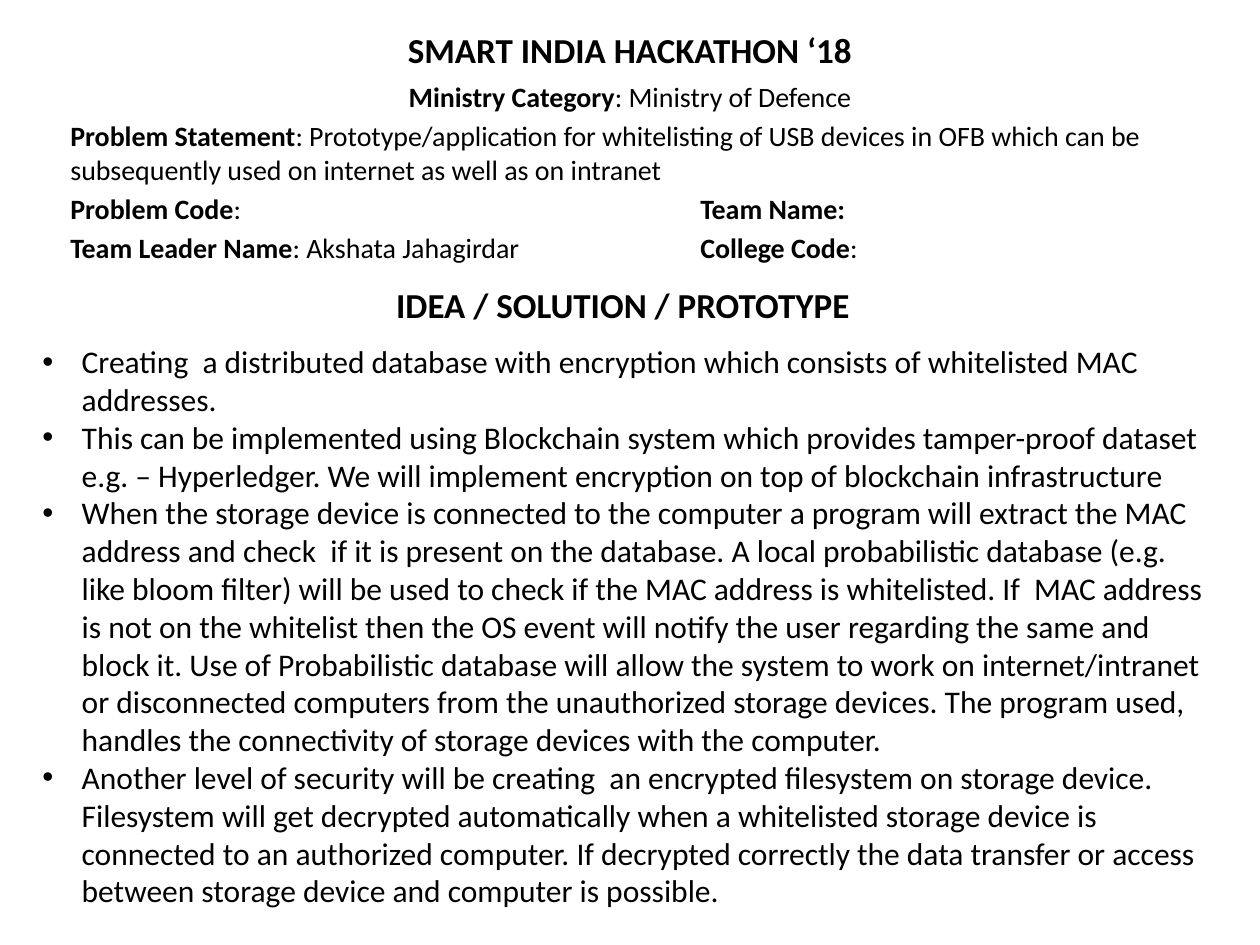
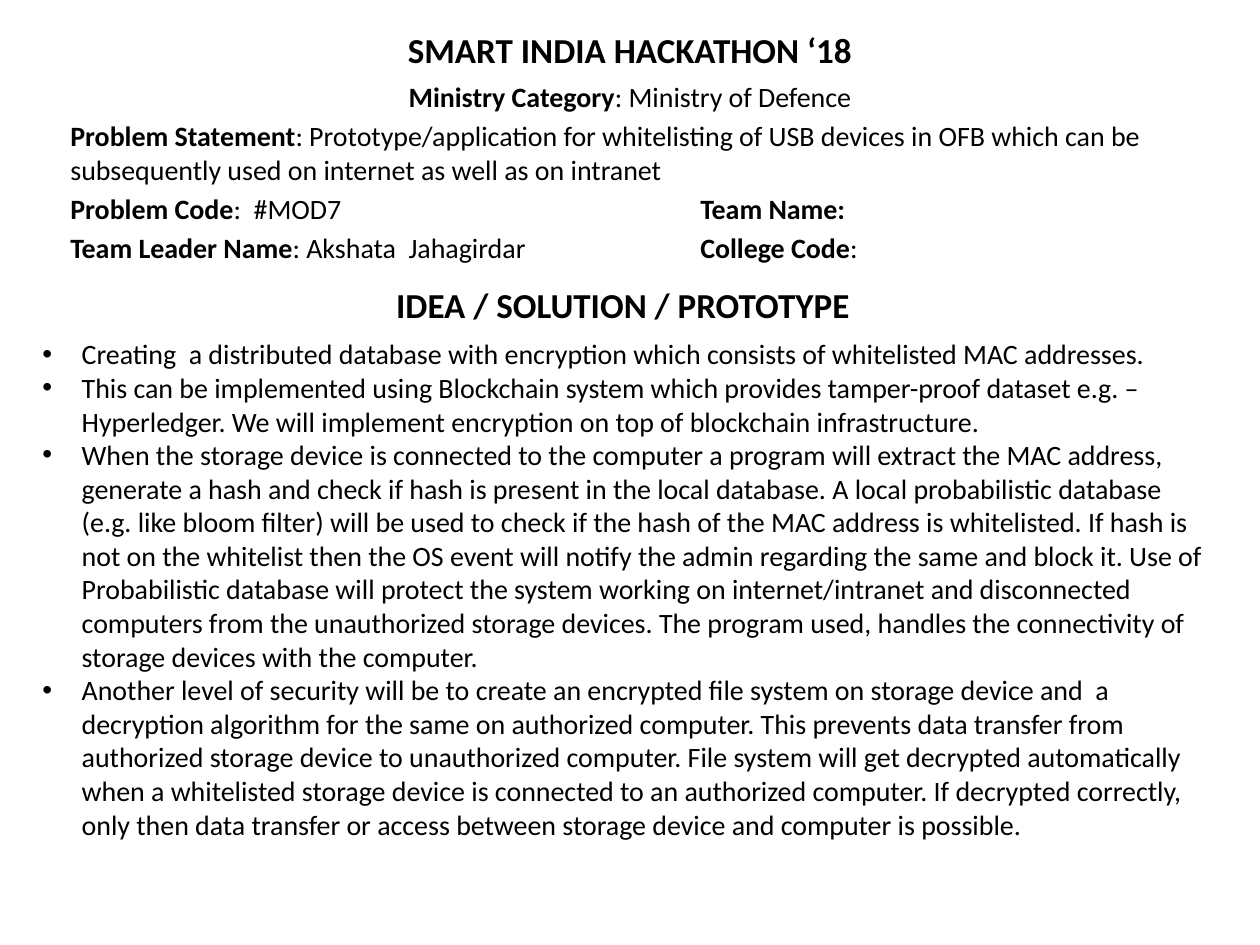
Before and after one commit to Dashree/sih2018, a slide deck: slide 1 of Gov_templates/USB_whitelist.pptx. Drawn at 1260x945 pixels with LibreOffice and Linux fonts; fonts in the diff are those of the drawing. Boxes give left, top, right and bottom in pixels: in the first picture for what was removed or moved away, otherwise in the second. Text is boxed around its words. In the diff, an @@ line names an element or a change of style, - is before the commit and + after.

Commit message:
changes to ppt

```diff
--- a/Gov_templates/USB_whitelist.pptx
+++ b/Gov_templates/USB_whitelist.pptx
@@ text at (x1=70, y1=199, x2=846, y2=220): text changed @@
-Problem Code: Team Name:
+Problem Code: #MOD7 Team Name:
@@ text at (x1=82, y1=344, x2=1144, y2=369): size 18 to 16 pt in "Creating a distributed database with encryption which ..." @@
@@ text at (x1=82, y1=378, x2=1201, y2=840): text changed; size 18 to 16 pt @@
-• This can be implemented using Blockchain system which provides tamper-proof dataset e.g. – Hyperledger. We will implement encryption on top of blockchain infrastructure
-• When the storage device is connected to the computer a program will extract the MAC address and check if it is present on the database. A local probabilistic database (e.g. like bloom filter) will be used to check if the MAC address is whitelisted. If MAC address is not on the whitelist then the OS event will notify the user regarding the same and block it. Use of Probabilistic database will allow the system to work on internet/intranet or disconnected computers from the unauthorized storage devices. The program used, handles the connectivity of storage devices with the computer.
-• Another level of security will be creating an encrypted filesystem on storage device. Filesystem will get decrypted automatically when a whitelisted storage device is connected to an authorized computer. If decrypted correctly the data transfer or access between storage device and computer is possible.
+• This can be implemented using Blockchain system which provides tamper-proof dataset e.g. – Hyperledger. We will implement encryption on top of blockchain infrastructure.
+• When the storage device is connected to the computer a program will extract the MAC address, generate a hash and check if hash is present in the local database. A local probabilistic database (e.g. like bloom filter) will be used to check if the hash of the MAC address is whitelisted. If hash is not on the whitelist then the OS event will notify the admin regarding the same and block it. Use of Probabilistic database will protect the system working on internet/intranet and disconnected computers from the unauthorized storage devices. The program used, handles the connectivity of storage devices with the computer.
+• Another level of security will be to create an encrypted file system on storage device and a decryption algorithm for the same on authorized computer. This prevents data transfer from authorized storage device to unauthorized computer. File system will get decrypted automatically when a whitelisted storage device is connected to an authorized computer. If decrypted correctly, only then data transfer or access between storage device and computer is possible.
```
Also in this commit, not shown: 2 other slides changed, 1 slide added.
